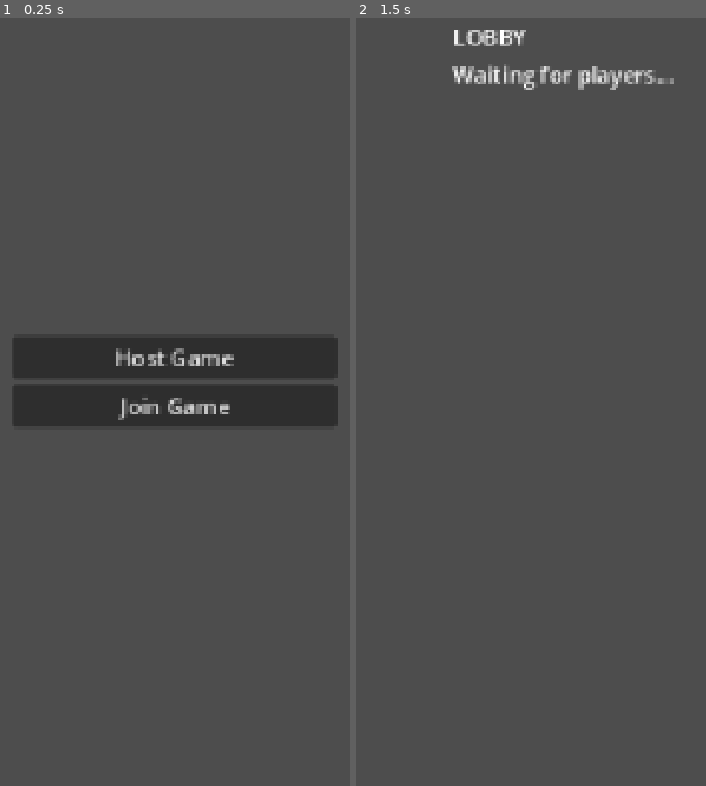
Above: before the commit, frames 1-2 (left to right).
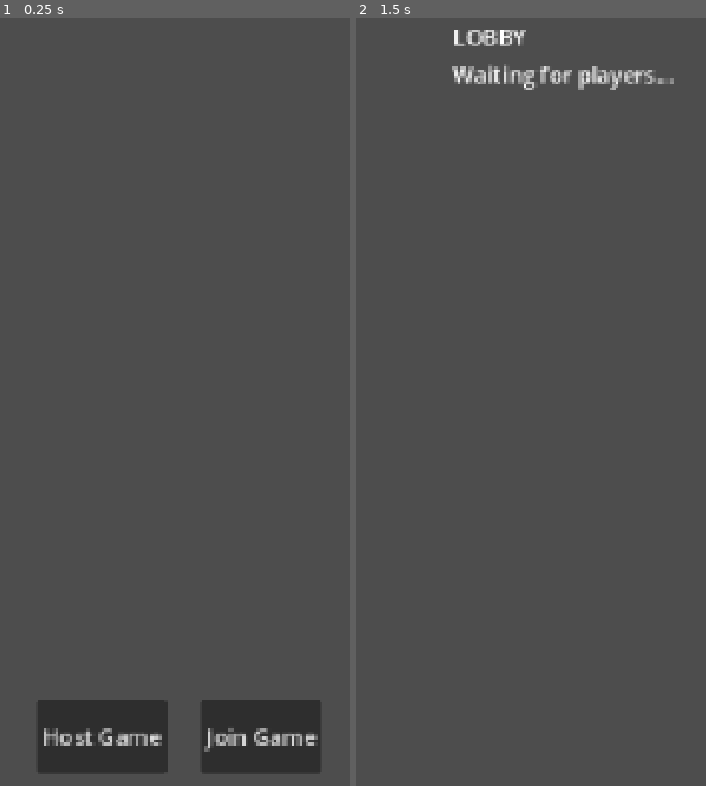
Above: after the commit, the same moments.

Repository: tszyana/SenselessChefs
Game: Godot game, scene res://scenes/main_menu.tscn
Two runs of this game, one before a commit and one after it. Both use one fixed random seed, a clock stepped at 60 frames per second and the inputs below.
Inputs:
- Up to frame 1 (0.25 s): no input
- Up to frame 2 (1.5 s): click "Host Game" at 0.5 s; tap Enter at 1.25 s; hold Right (right) from 1.28 s (still down)

The runs differ from the first frame. In frame 1, 15% of the frame differs, in the area x 4-97%, y 41-99%; in frame 2, nothing differs.

Commit message:
Main menu button update
they are hori. now... yay!

Diff:
--- a/scenes/main_menu.tscn
+++ b/scenes/main_menu.tscn
@@ -25,13 +25,22 @@
 offset_bottom = 0.047973633
 alignment = 1
 
-[node name="HostButton" type="Button" parent="VBoxContainer" unique_id=1025908368]
+[node name="HBoxContainer" type="HBoxContainer" parent="." unique_id=1293846868]
+layout_mode = 0
+offset_left = 438.0
+offset_top = 557.0
+offset_right = 681.0
+offset_bottom = 610.0
+theme_override_constants/separation = 24
+alignment = 1
+
+[node name="HostButton" type="Button" parent="HBoxContainer" unique_id=1025908368]
 layout_mode = 2
 text = "Host Game"
 
-[node name="JoinButton" type="Button" parent="VBoxContainer" unique_id=70823392]
+[node name="JoinButton" type="Button" parent="HBoxContainer" unique_id=70823392]
 layout_mode = 2
 text = "Join Game"
 
-[connection signal="pressed" from="VBoxContainer/HostButton" to="." method="_on_host_button_pressed"]
-[connection signal="pressed" from="VBoxContainer/JoinButton" to="." method="_on_join_button_pressed"]
+[connection signal="pressed" from="HBoxContainer/HostButton" to="." method="_on_host_button_pressed"]
+[connection signal="pressed" from="HBoxContainer/JoinButton" to="." method="_on_join_button_pressed"]
